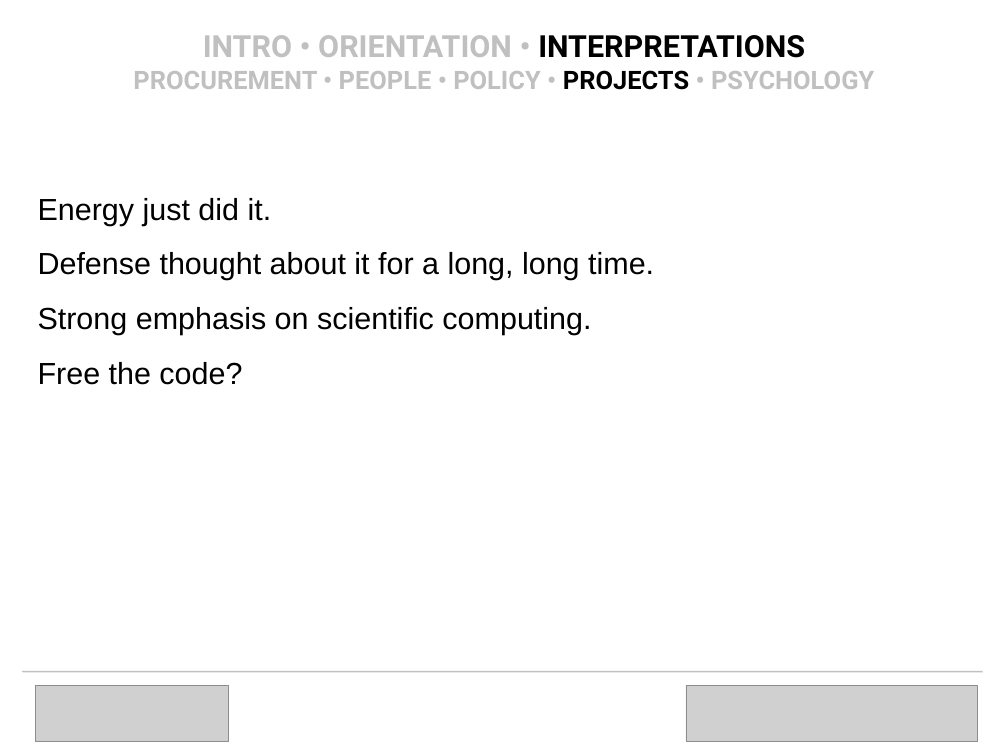
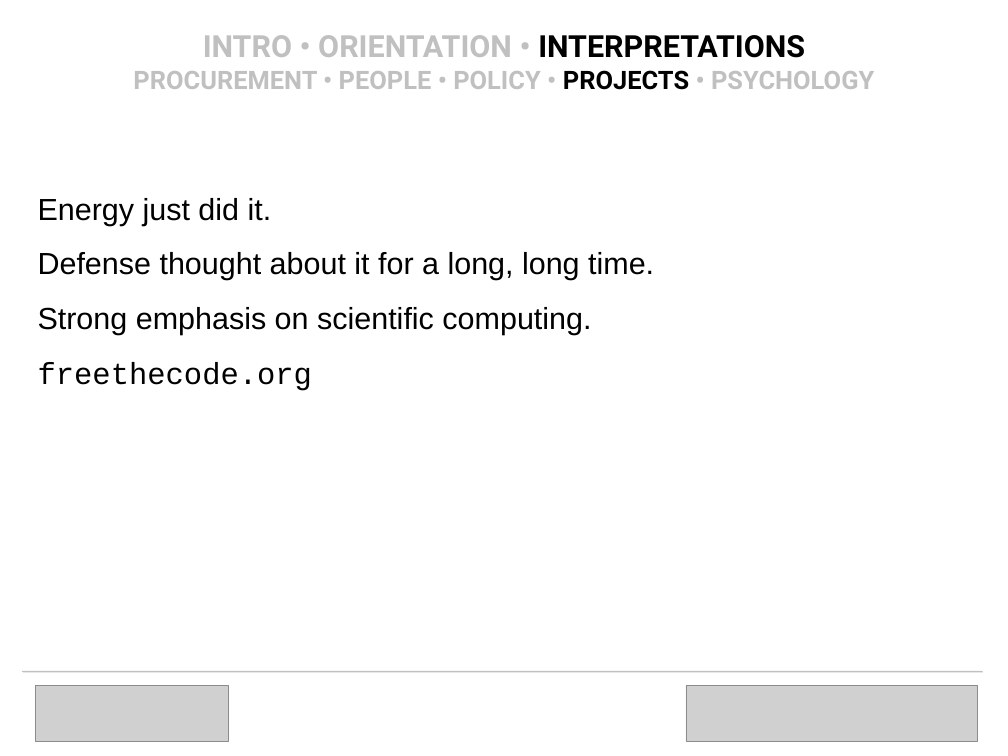
Before and after one commit to OpenTechStrategies/timelines, a slide deck: slide 24 of us-govt-open-source.odp (slide 17 before the commit). Drawn at 1008x756 pixels with LibreOffice and Linux fonts; fonts in the diff are those of the drawing; grey boxes stand for pictures; background and template pictures are left out. Boxes give left, top, right and bottom in pixels: in the first picture for what was removed or moved away, otherwise in the second. Text is boxed around its words. In the diff, an @@ line names an element or a change of style, - is before the commit and + after.

```diff
--- a/us-govt-open-source.odp
+++ b/us-govt-open-source.odp
@@ text at bbox=[38, 362, 312, 391]: text changed; font Arial to Courier New @@
-Free the code?
+freethecode.org
```
Also in this commit, not shown: 6 other slides changed, 8 slides added, 1 other file.
